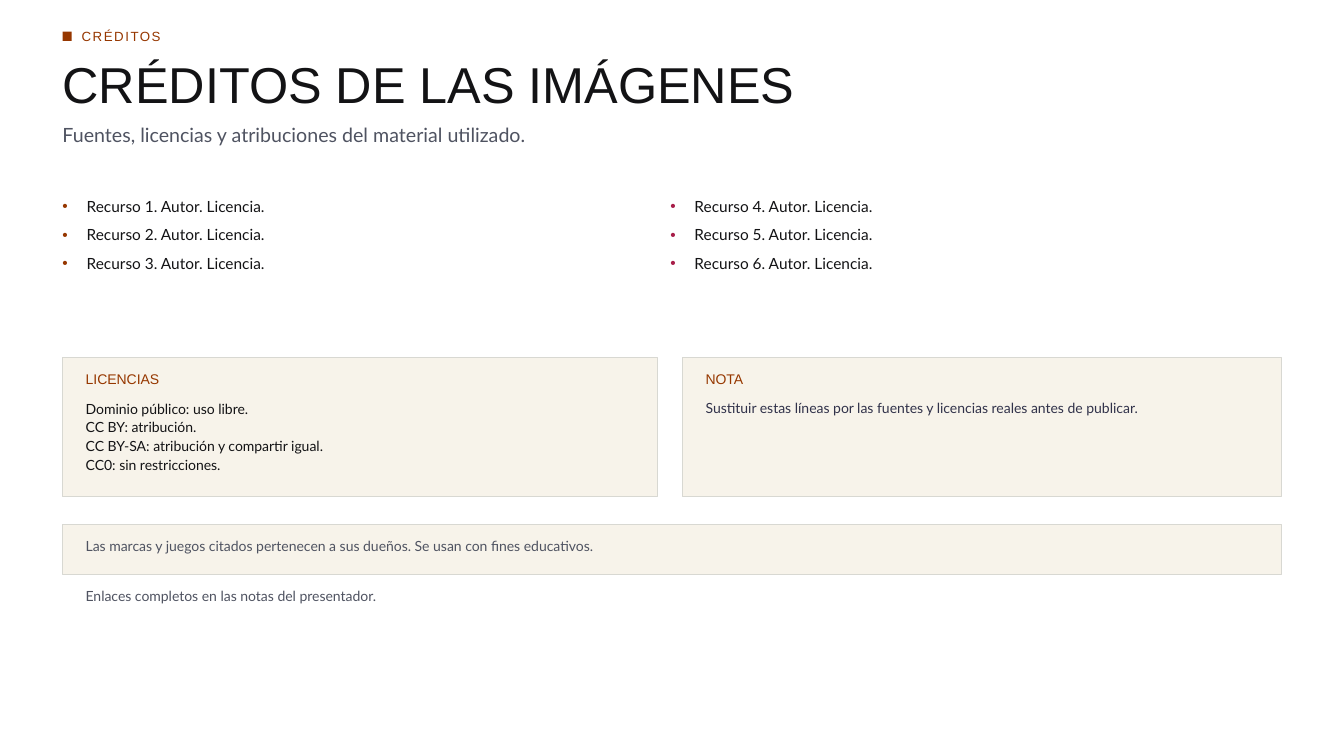
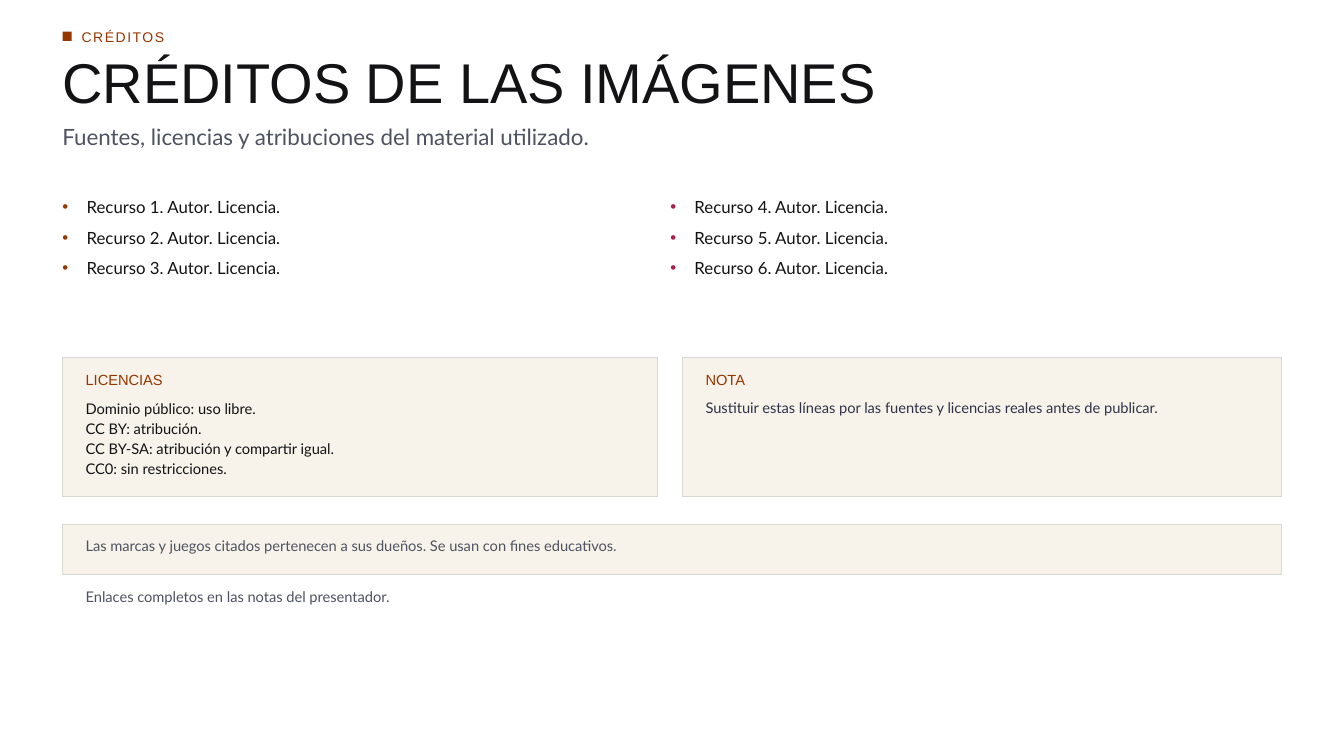
Before and after one commit to abala-tec/TC2005B, a slide deck: slide 21 of video-juegos/template/FINAL-plantilla-videojuegos.pptx. Drawn at 1344x756 pixels with LibreOffice and Linux fonts; fonts in the diff are those of the drawing; background and template pictures are left out. Boxes give left, top, right and bottom in pixels: in the first picture for what was removed or moved away, otherwise in the second. Text is boxed around its words. In the diff, an @@ line names an element or a change of style, - is before the commit and + after.

```diff
--- a/video-juegos/template/FINAL-plantilla-videojuegos.pptx
+++ b/video-juegos/template/FINAL-plantilla-videojuegos.pptx
@@ text "CRÉDITOS" at (62, 59, 350, 104): size 9.5 to 10 pt @@
@@ text "CRÉDITOS DE LAS IMÁGENES" at (366, 59, 875, 104): size 36 to 40 pt @@
@@ text "Fuentes, licencias y atribuciones del ..." at (62, 128, 588, 149): size 14 to 16 pt @@
@@ text "Recurso 1. Autor. Licencia." at (87, 200, 280, 274): size 11 to 12 pt @@
@@ text "Recurso 4. Autor. Licencia." at (694, 200, 888, 274): size 11 to 12 pt @@
@@ size 10 to 10.5 pt in 6 elements at (86, 374, 163, 385), (86, 403, 334, 474), (706, 374, 746, 385), (706, 402, 1158, 416), (86, 540, 617, 554), (86, 591, 389, 605) @@
```
Also in this commit, not shown: 4 other slides changed.
